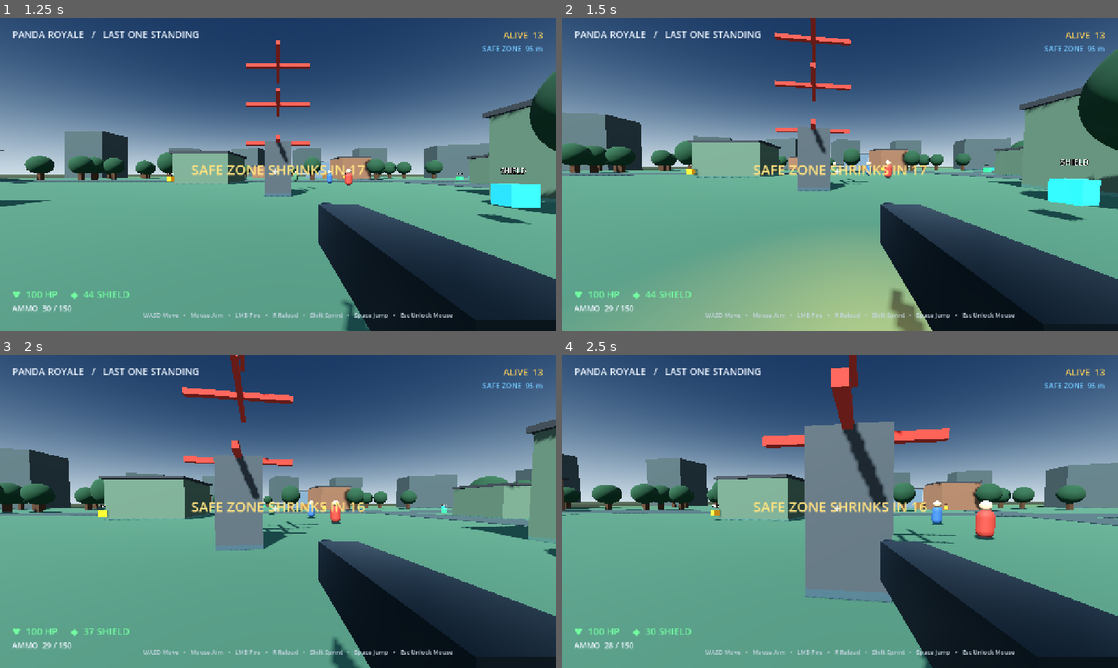
Above: before the commit, frames 1-4 (two rows, left to right).
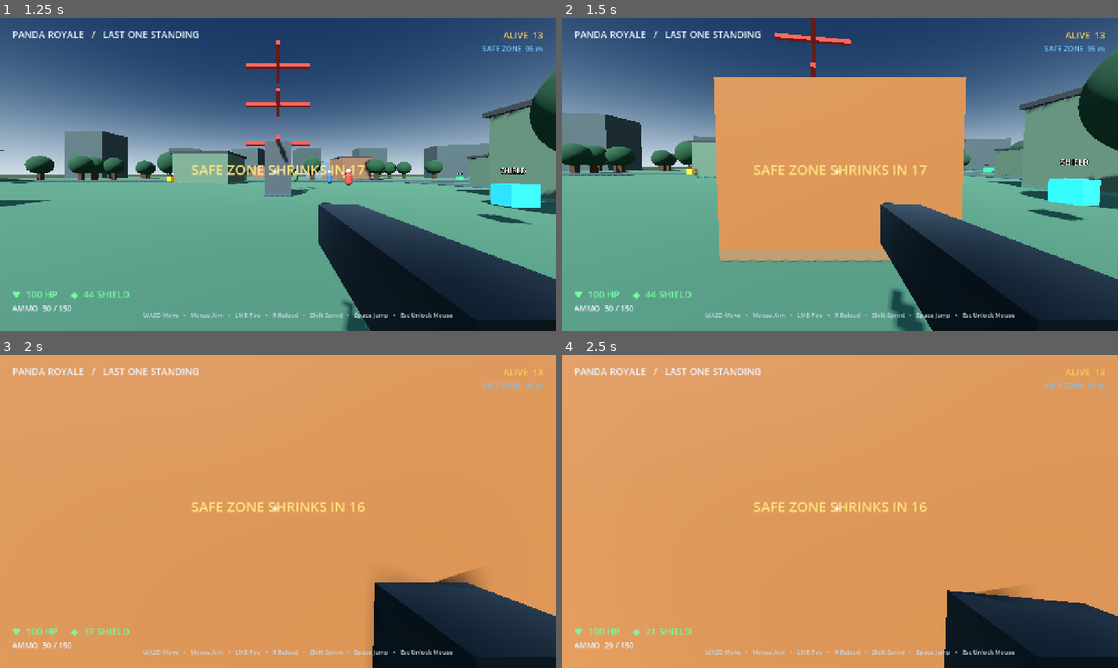
Above: after the commit, the same moments.

Repository: PandaManDev/Panda-Royale
Game: Godot game, scene res://Main.tscn
Same seed, same stepped clock (60 frames per second), same inputs: the game is played once before the commit and once after it.
Inputs (mouse positions are in pixels of both pictures, inside the frame that each line leads up to):
- Up to frame 1 (1.25 s): click "PLAY" at 0.5 s
- Up to frame 2 (1.5 s): tap Enter at 1.25 s; move the mouse to (867, 174) at 1.27 s; hold W from 1.28 s (still down); tap B at 1.35 s; click (867, 174) at 1.42 s
- Up to frame 3 (2 s): keep holding W; tap Space at 1.52 s
- Up to frame 4 (2.5 s): keep holding W; move the mouse to (812, 511) at 2.02 s; tap B at 2.1 s; click (812, 511) at 2.17 s; tap Space at 2.27 s

Frame 1 is identical in both runs. In frame 2, 32% of the frame differs, in the area x 7-100%, y 18-100%; in frame 3, 91%; in frame 4, 93%, in the area x 0-100%, y 0-100%.

Commit message:
Add build mode and wood resource to player controls

Diff:
--- a/scripts/player.gd
+++ b/scripts/player.gd
@@ -5,6 +5,8 @@
 var shield := 50.0
 var ammo := 30
 var reserve_ammo := 150
+var wood := 100
+var build_mode := false
 var move_speed := 7.5
 var sprint_speed := 11.0
 var jump_velocity := 5.2
@@ -74,10 +76,16 @@
         pitch = clamp(pitch - event.relative.y * mouse_sensitivity, -1.48, 1.48)
         camera.rotation.x = pitch
     if event is InputEventMouseButton and event.button_index == MOUSE_BUTTON_LEFT and event.pressed and Input.mouse_mode == Input.MOUSE_MODE_CAPTURED:
-        fire()
+        if build_mode:
+            if is_instance_valid(game):
+                game.place_build_wall(self)
+        else:
+            fire()
     if event is InputEventKey and event.pressed and not event.echo:
         if event.keycode == KEY_R:
             reload_weapon()
+        elif event.keycode == KEY_B:
+            build_mode = not build_mode
 
 func _physics_process(delta):
     if not is_instance_valid(game) or not game.game_started or game.paused or game.match_over:
